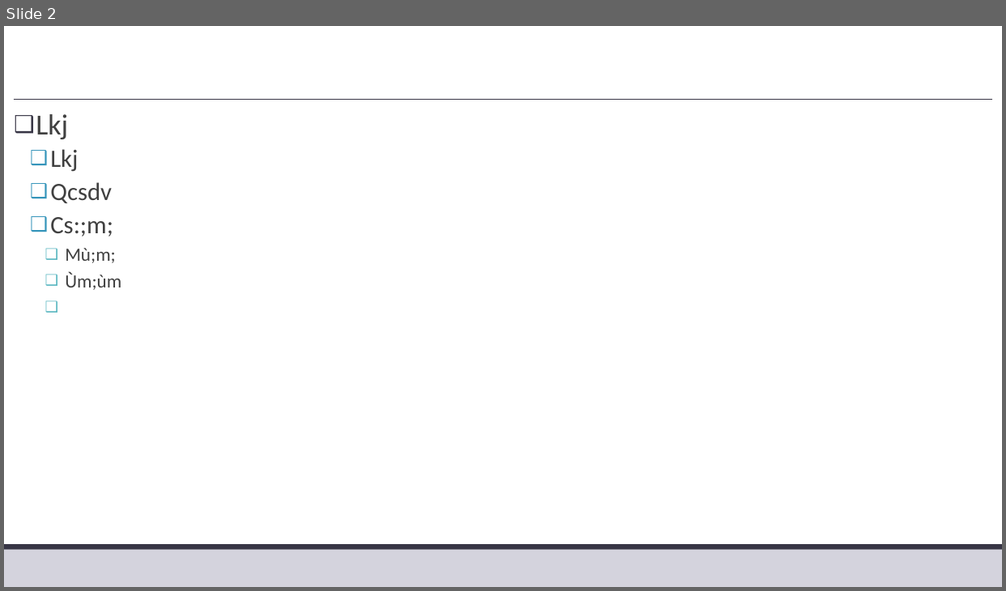
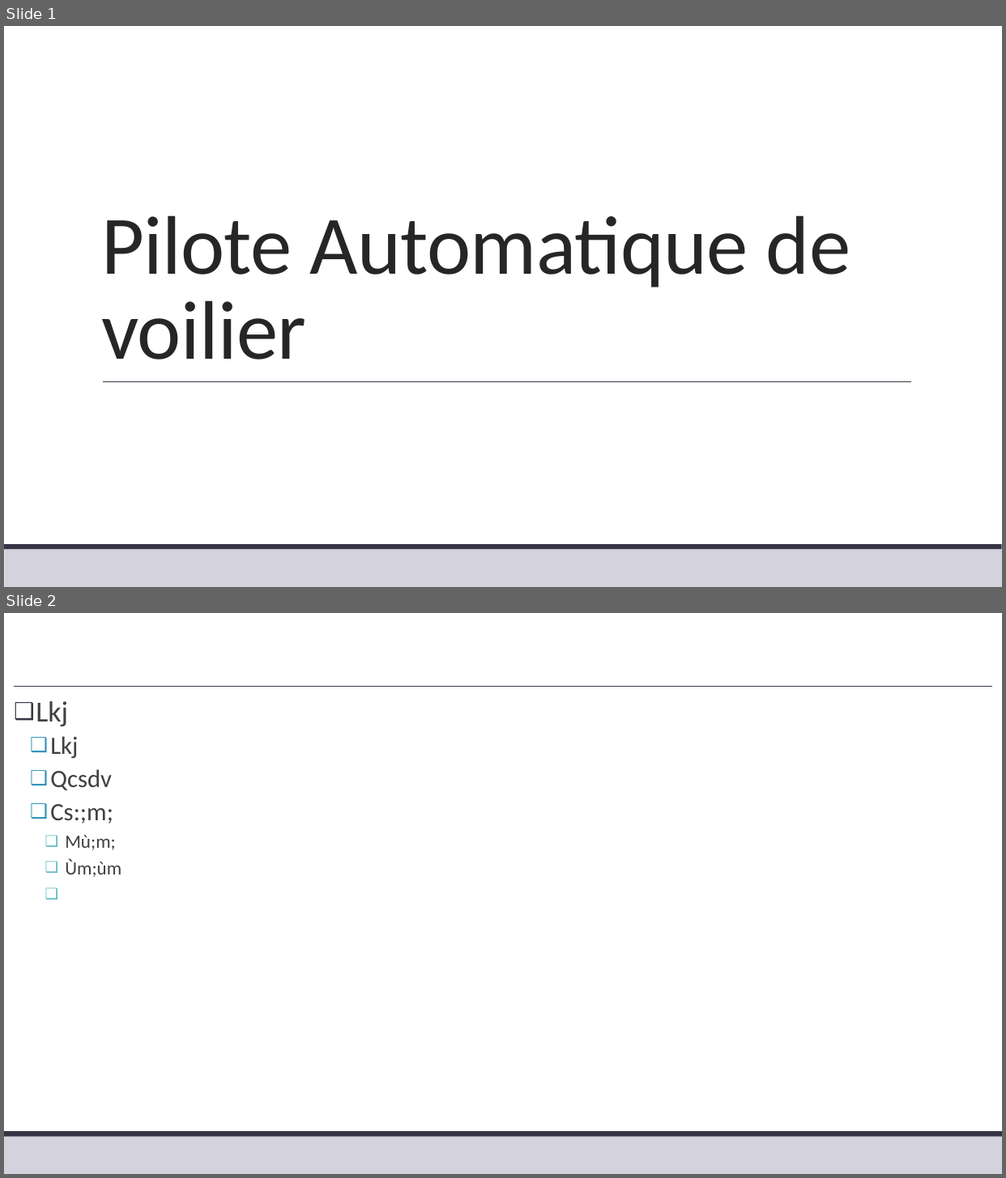
Before and after one commit to xpessoles/TP_Corriges, a slide deck: 14_PiloteAutomatique/14_PiloteAutomatique_Corrige.pptx. Shown one above the other, each under a label of ours: slide 2 before the commit, slides 1 and 2 after it. The pictures are 1006x591 and 1006x1178 pixels, drawn with LibreOffice and Linux fonts; fonts in the diff are those of the drawing. Boxes give left, top, right and bottom in pixels: in the first picture for what was removed or moved away, otherwise in the second. Text is boxed around its words. In the diff, an @@ line names an element or a change of style, - is before the commit and + after.

```diff
--- a/14_PiloteAutomatique/14_PiloteAutomatique_Corrige.pptx
+++ b/14_PiloteAutomatique/14_PiloteAutomatique_Corrige.pptx
@@ slide 1 added at (4,26,1002,587), background #FFFFFF; not listed: 2 template elements that a slide beside it also shows @@
@@ title added at (101,216,850,360), 80 pt, text #262626 @@
+Pilote Automatique de voilier
@@ line added from (103, 382) to (911, 382), #373545 0.5 pt @@
```
Also in this commit, not shown: 1 slide changed, 1 other slide added, 2 slides removed.
